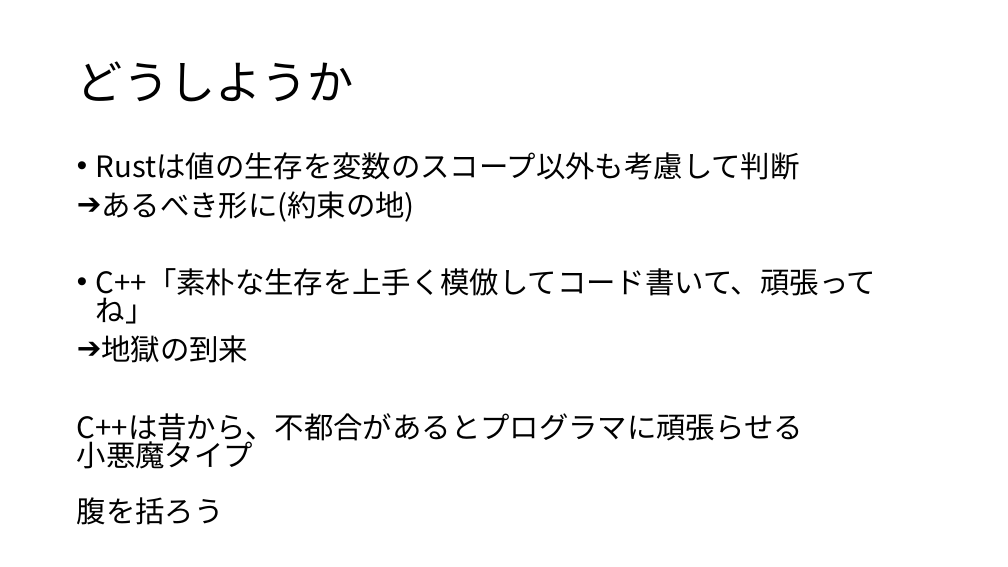
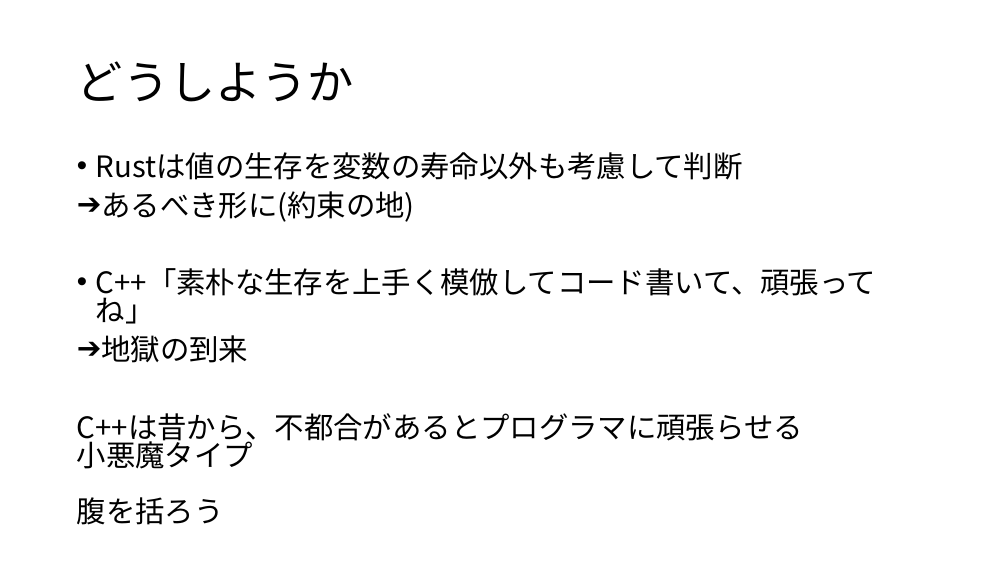
Before and after one commit to crs-kouhou/zatsu_game_engine, a slide deck: slide 20 of zatsuGE_pptx/初期化と解放.pptx (slide 16 before the commit). Drawn at 1008x567 pixels with LibreOffice and Linux fonts; fonts in the diff are those of the drawing. Boxes give left, top, right and bottom in pixels: in the first picture for what was removed or moved away, otherwise in the second. Text is boxed around its words. In the diff, an @@ line names an element or a change of style, - is before the commit and + after.

```diff
--- a/zatsuGE_pptx/初期化と解放.pptx
+++ b/zatsuGE_pptx/初期化と解放.pptx
@@ text at (x1=96, y1=152, x2=743, y2=180): text changed @@
-• Rustは値の生存を変数のスコープ以外も考慮して判断
+• Rustは値の生存を変数の寿命以外も考慮して判断
```
Also in this commit, not shown: 11 other slides changed, 4 slides added, 2 other files.
